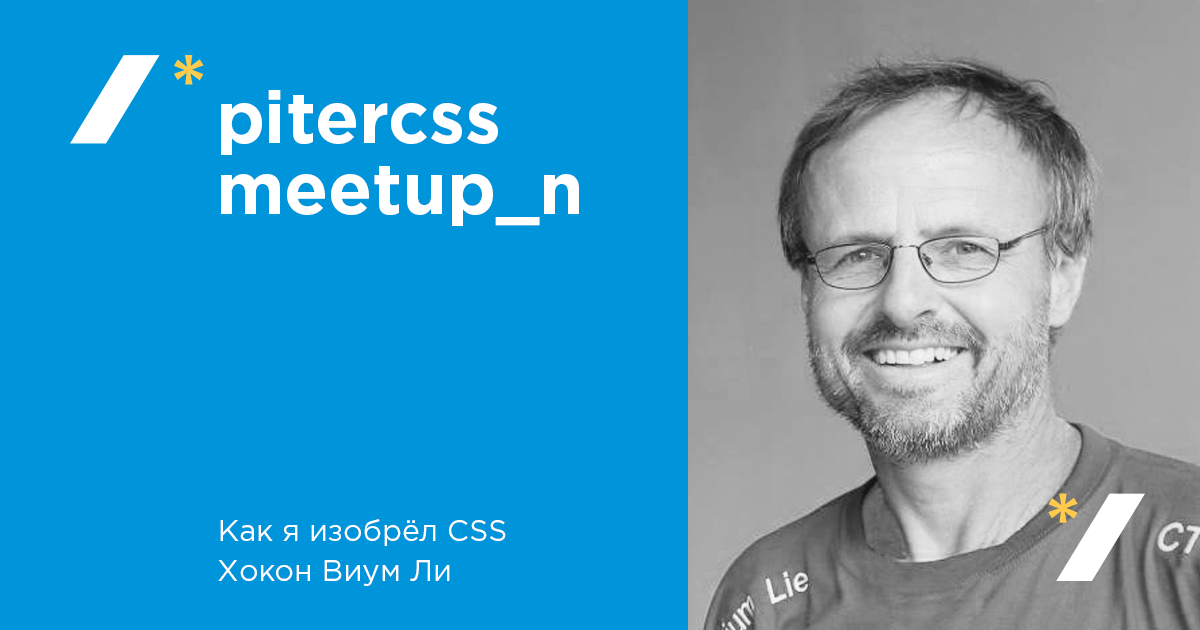
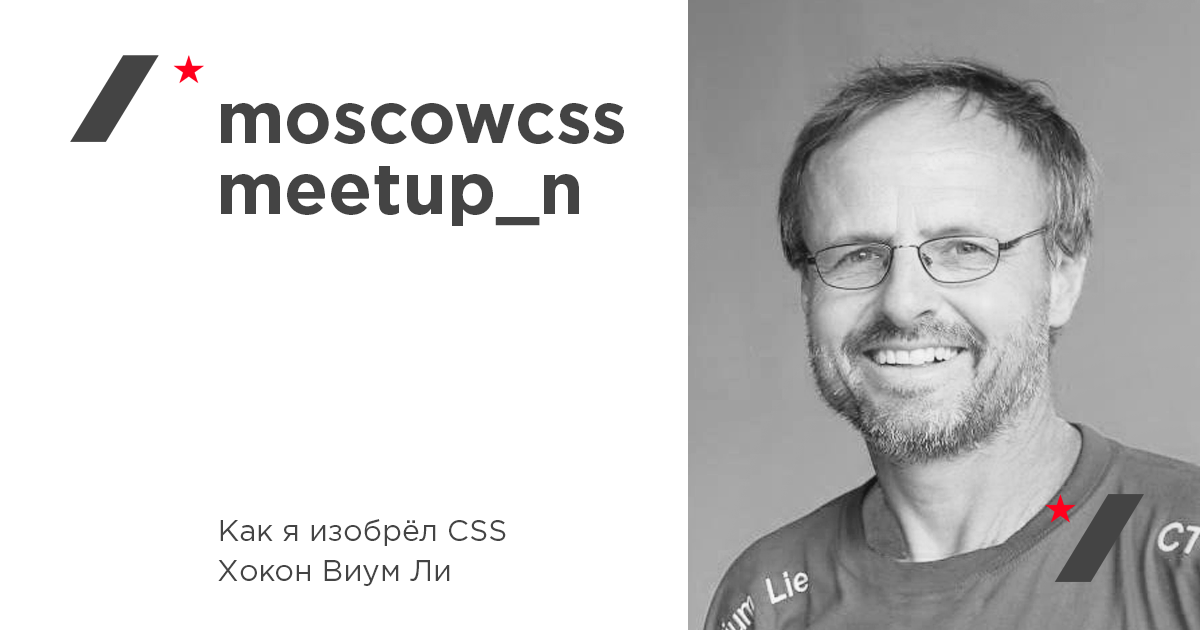
Layered file, before and after one edit (w=1200, h=630). Changes by layer:
removed layer "Shape 1 copy" (1st of 2, in "open") from group "open" over [174, 55, 204, 85]
removed layer "Shape 1" (1st of 2, in "open") from group "open" over [70, 55, 160, 144]
added layer "open" (2nd of 2, in "open") in group "open" over [70, 55, 204, 142]
painted on "Как я изобрёл CSS Хокон Виум Ли" over [218, 519, 506, 586]
renamed "pitercss meetup_n" to "moscowcss meetup_n", painted on it over [221, 90, 624, 226]
removed layer "Shape 1 copy" (2nd of 2, in "close") from group "close" over [1048, 493, 1078, 523]
removed layer "Shape 1" (2nd of 2, in "close") from group "close" over [1056, 493, 1145, 581]
added layer "close" (2nd of 2, in "close") in group "close" over [1045, 494, 1144, 582]
renamed "blue" to "whte", painted on it over [0, 0, 688, 630]
